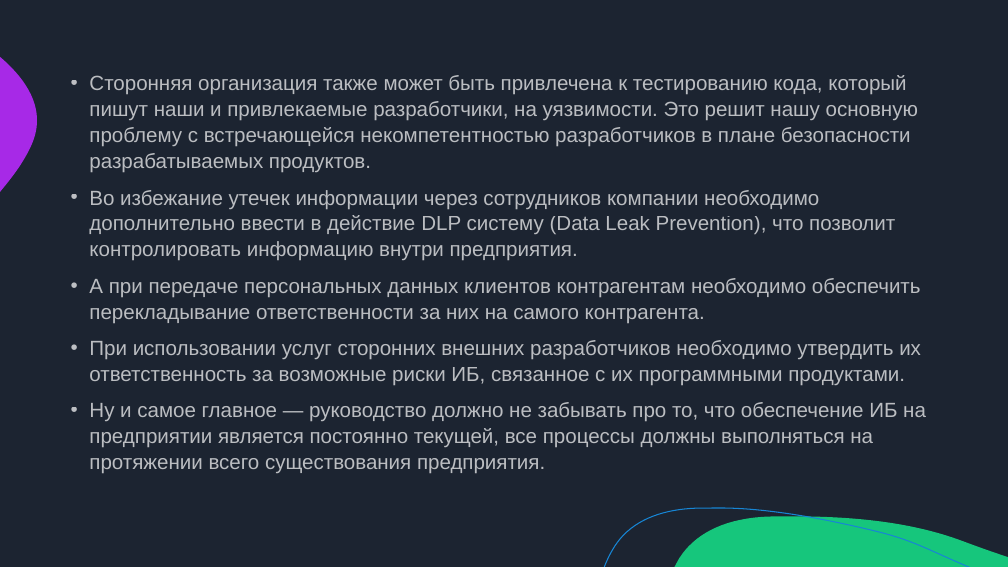
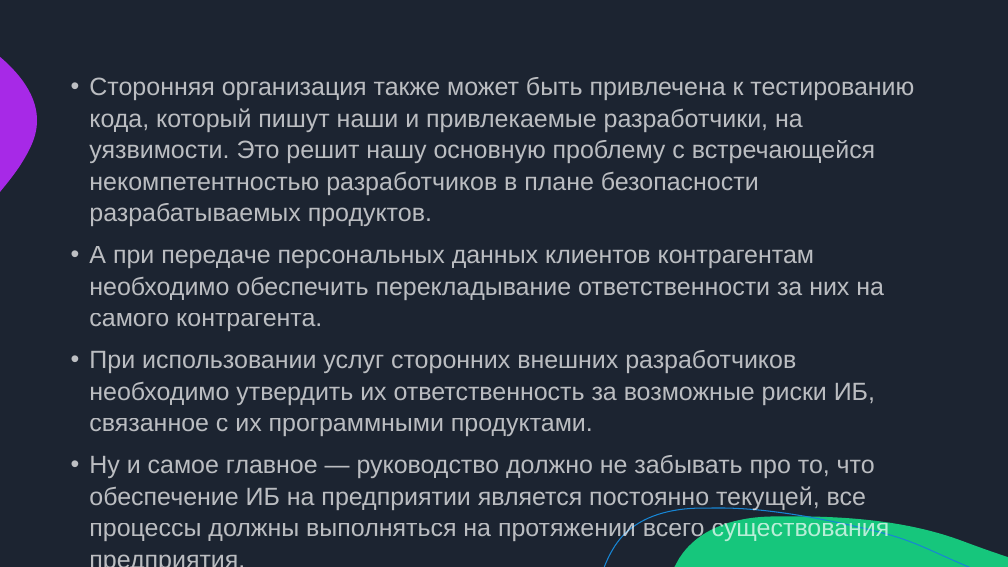
Before and after one commit to misterHush/pd, a slide deck: slide 34 of src/Овсянников_Презентация.pptx (slide 22 before the commit). Drawn at 1008x567 pixels with LibreOffice and Linux fonts; fonts in the diff are those of the drawing. Boxes give left, top, right and bottom in pixels: in the first picture for what was removed or moved away, otherwise in the second. Text is boxed around its words. In the diff, an @@ line names an element or a change of style, - is before the commit and + after.

```diff
--- a/src/Овсянников_Презентация.pptx
+++ b/src/Овсянников_Презентация.pptx
@@ text "Сторонняя организация также может быть ..." at bbox=[89, 77, 914, 510]: size 19.6 to 23.8 pt @@
@@ text at bbox=[89, 190, 895, 261]: paragraph removed @@
-• Во избежание утечек информации через сотрудников компании необходимо дополнительно ввести в действие DLP систему (Data Leak Prevention), что позволит контролировать информацию внутри предприятия.
```
Also in this commit, not shown: 3 other slides changed, 12 slides added.
